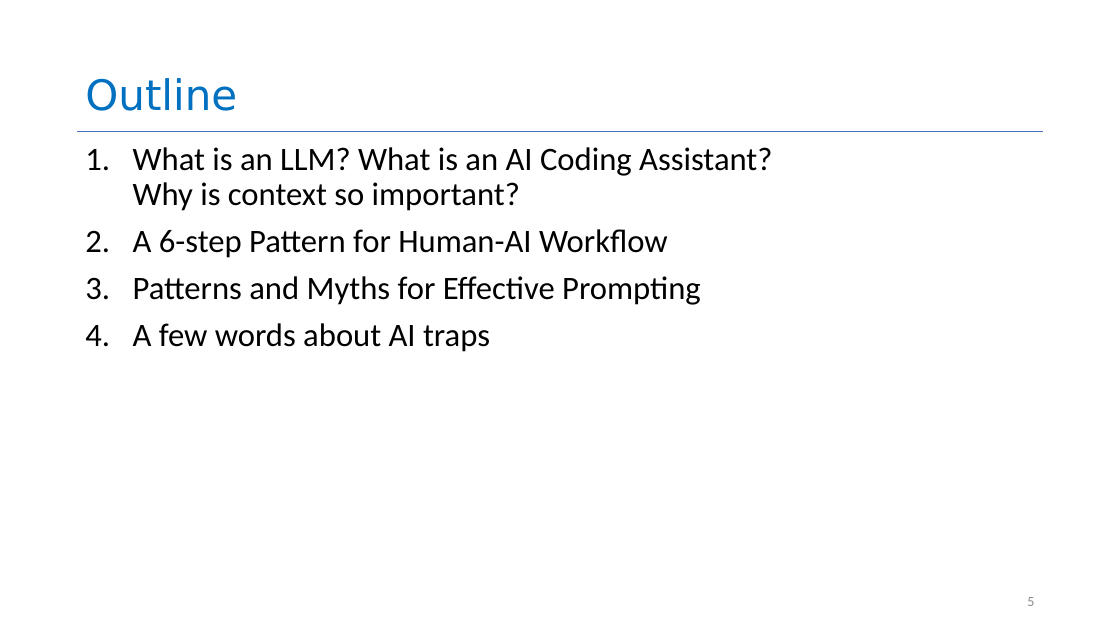
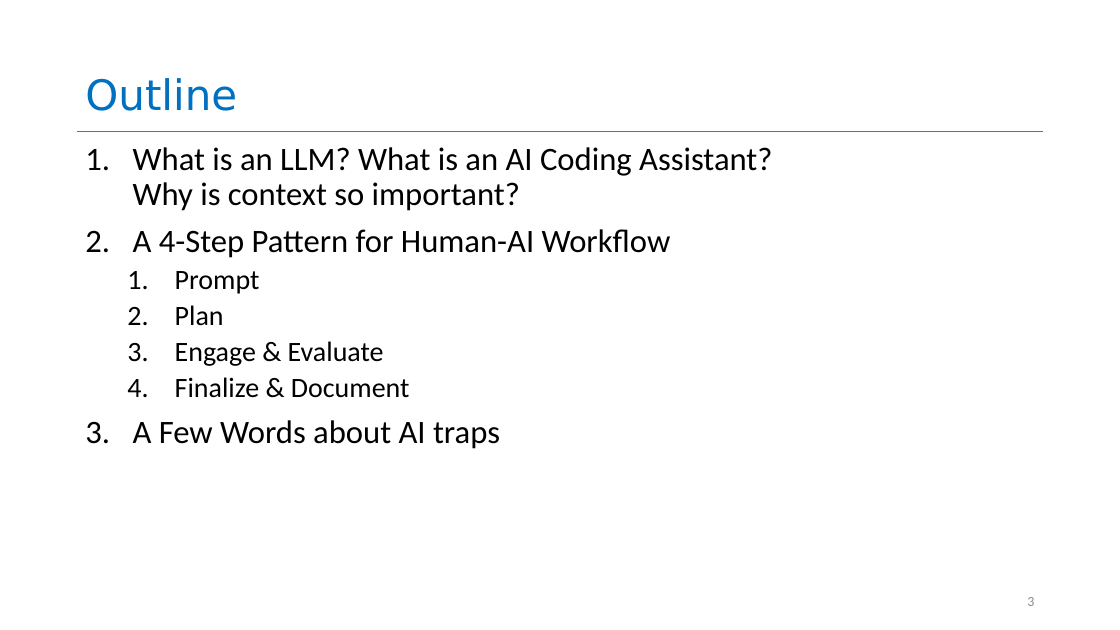
Before and after one commit to neu-se/CS4530-Spring-2026, a slide deck: slide 3 of Slides/Module 16 Using AI Agents.pptx (slide 5 before the commit). Drawn at 1120x630 pixels with LibreOffice and Linux fonts; fonts in the diff are those of the drawing. Boxes give left, top, right and bottom in pixels: in the first picture for what was removed or moved away, otherwise in the second. Text is boxed around its words. In the diff, an @@ line names an element or a change of style, - is before the commit and + after.

```diff
--- a/Slides/Module 16 Using AI Agents.pptx
+++ b/Slides/Module 16 Using AI Agents.pptx
@@ text at [133, 229, 671, 449]: text changed @@
-2. A 6-step Pattern for Human-AI Workflow
-3. Patterns and Myths for Effective Prompting
-4. A few words about AI traps
+2. A 4-Step Pattern for Human-AI Workflow
+  1. Prompt
+  2. Plan
+  3. Engage & Evaluate
+  4. Finalize & Document
+3. A Few Words about AI traps
```
Also in this commit, not shown: 28 other slides changed, 7 slides added, 14 slides removed, 1 other file.
